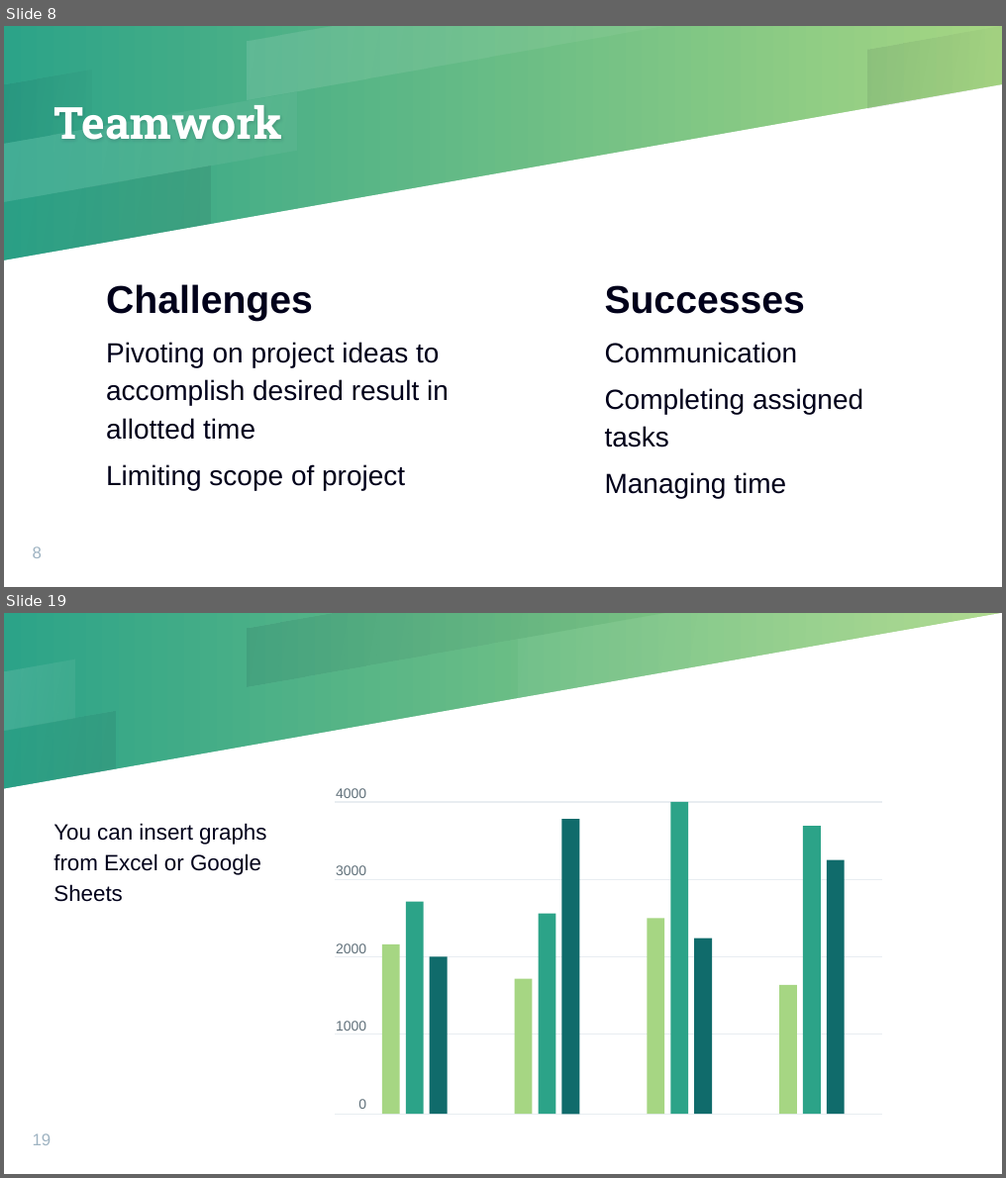
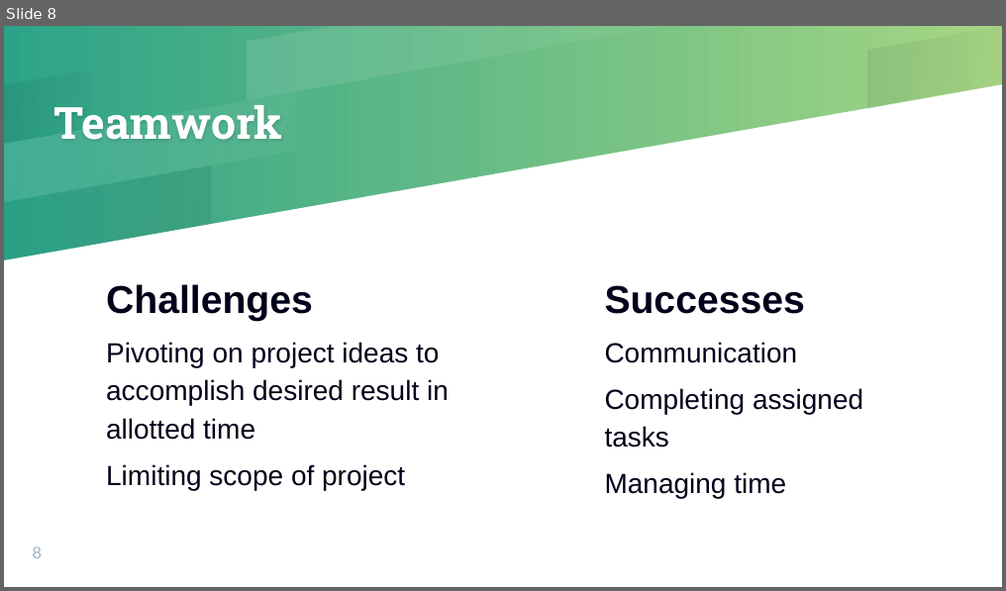
Before and after one commit to Challett1129/Group1-Project, a slide deck: assets/Presentation/Group-1-Presentation-Slides v3.pptx. Shown one above the other, each under a label of ours: slides 8 and 19 before the commit, slide 8 after it; the slides between them are not shown. The pictures are 1006x1178 and 1006x591 pixels, drawn with LibreOffice and Linux fonts; fonts in the diff are those of the drawing. Boxes give left, top, right and bottom in pixels: in the first picture for what was removed or moved away, otherwise in the second. Text is boxed around its words. In the diff, an @@ line names an element or a change of style, - is before the commit and + after.

```diff
--- a/assets/Presentation/Group-1-Presentation-Slides v3.pptx
+++ b/assets/Presentation/Group-1-Presentation-Slides v3.pptx
@@ slide 19 removed at [4, 613, 1002, 1174], background gradient #2CA388 to #A6D683 @@
@@ group removed at [4, 613, 1002, 1174]: 5 freeform shapes @@
@@ text removed at [336, 788, 366, 1109] @@
-4000
-3000
-2000
-1000
-0
@@ line removed from (336, 802) to (882, 802) @@
@@ rectangle removed at [561, 819, 580, 1114] @@
@@ rectangle removed at [670, 802, 688, 1114] @@
@@ text removed at [54, 823, 266, 902] @@
-You can insert graphs from Excel or Google Sheets
@@ rectangle removed at [803, 826, 822, 1114] @@
@@ line removed from (336, 879) to (882, 879) @@
@@ rectangle removed at [827, 861, 845, 1115] @@
@@ rectangle removed at [406, 901, 424, 1114] @@
@@ rectangle removed at [538, 913, 555, 1114] @@
@@ rectangle removed at [647, 918, 664, 1114] @@
@@ rectangle removed at [695, 939, 713, 1114] @@
@@ line removed from (336, 958) to (882, 958) @@
@@ rectangle removed at [382, 945, 400, 1114] @@
@@ rectangle removed at [429, 958, 448, 1115] @@
@@ rectangle removed at [514, 979, 532, 1115] @@
@@ rectangle removed at [779, 985, 797, 1114] @@
@@ line removed from (336, 1034) to (882, 1034) @@
@@ line removed from (336, 1114) to (882, 1114) @@
@@ page number removed at [33, 1134, 52, 1146] @@
-19
```
Also in this commit, not shown: 3 slides changed, 3 slides added, 29 other slides removed.
